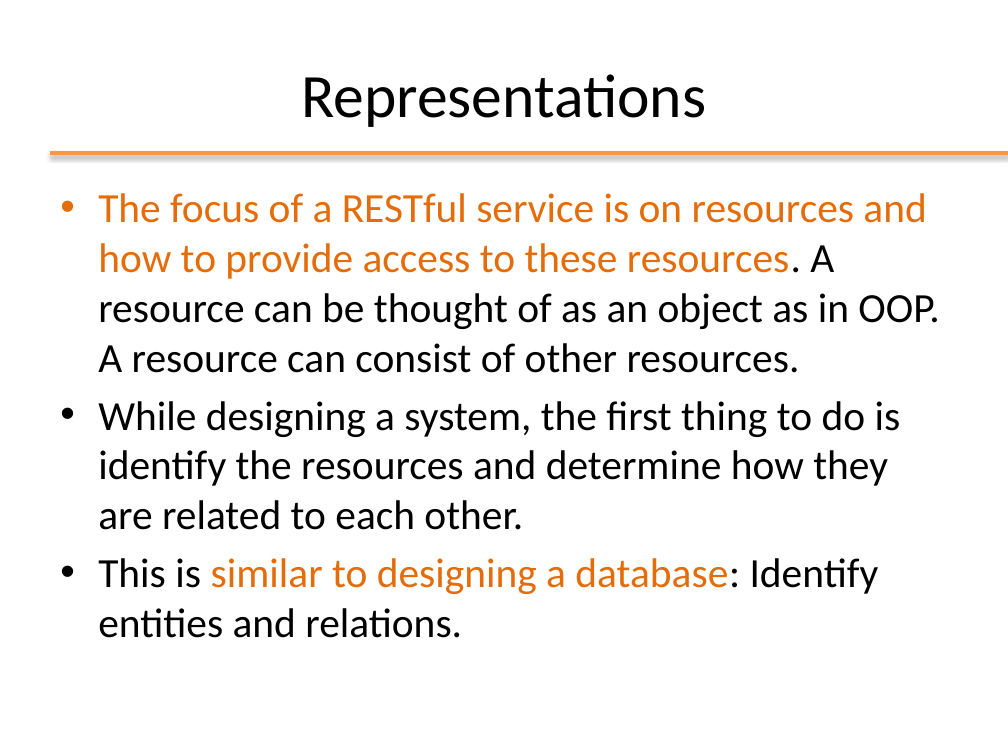
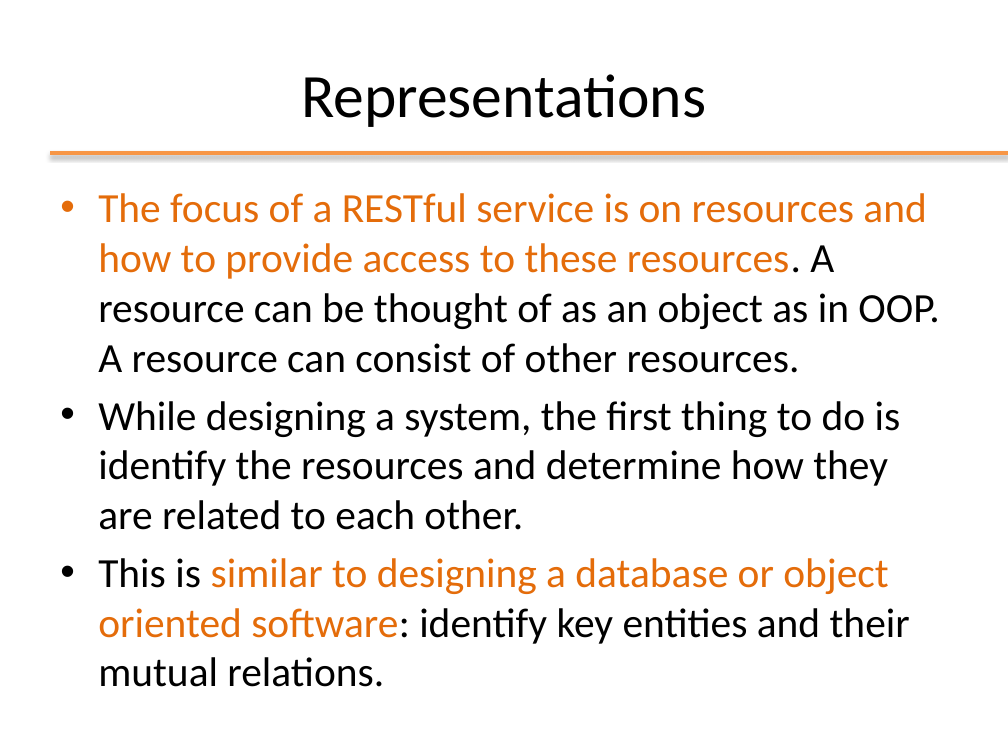
Before and after one commit to Andrea99-beep/ooprogramming, a slide deck: slide 11 of slides/ppt/09_REST.pptx (slide 9 before the commit). Drawn at 1008x756 pixels with LibreOffice and Linux fonts; fonts in the diff are those of the drawing; background and template pictures are left out. Boxes give left, top, right and bottom in pixels: in the first picture for what was removed or moved away, otherwise in the second. Text is boxed around its words. In the diff, an @@ line names an element or a change of style, - is before the commit and + after.

```diff
--- a/slides/ppt/09_REST.pptx
+++ b/slides/ppt/09_REST.pptx
@@ text at (98, 558, 910, 687): text changed; text colour #000000 to #E46C0A @@
-• This is similar to designing a database: Identify entities and relations.
+• This is similar to designing a database or object oriented software: identify key entities and their mutual relations.
```
Also in this commit, not shown: 13 other slides changed, 2 slides added, 2 slides removed, 18 other files.
